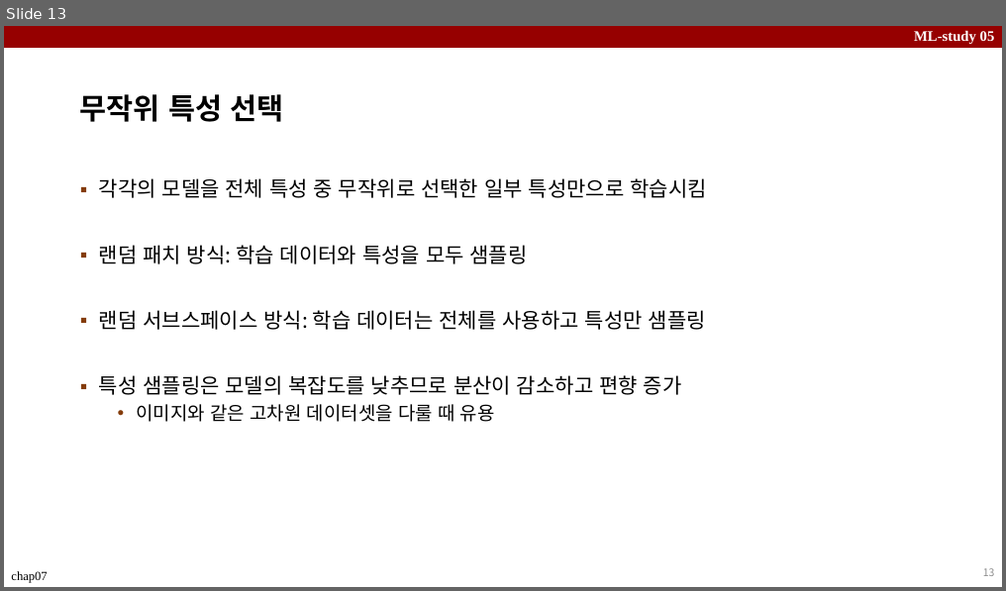
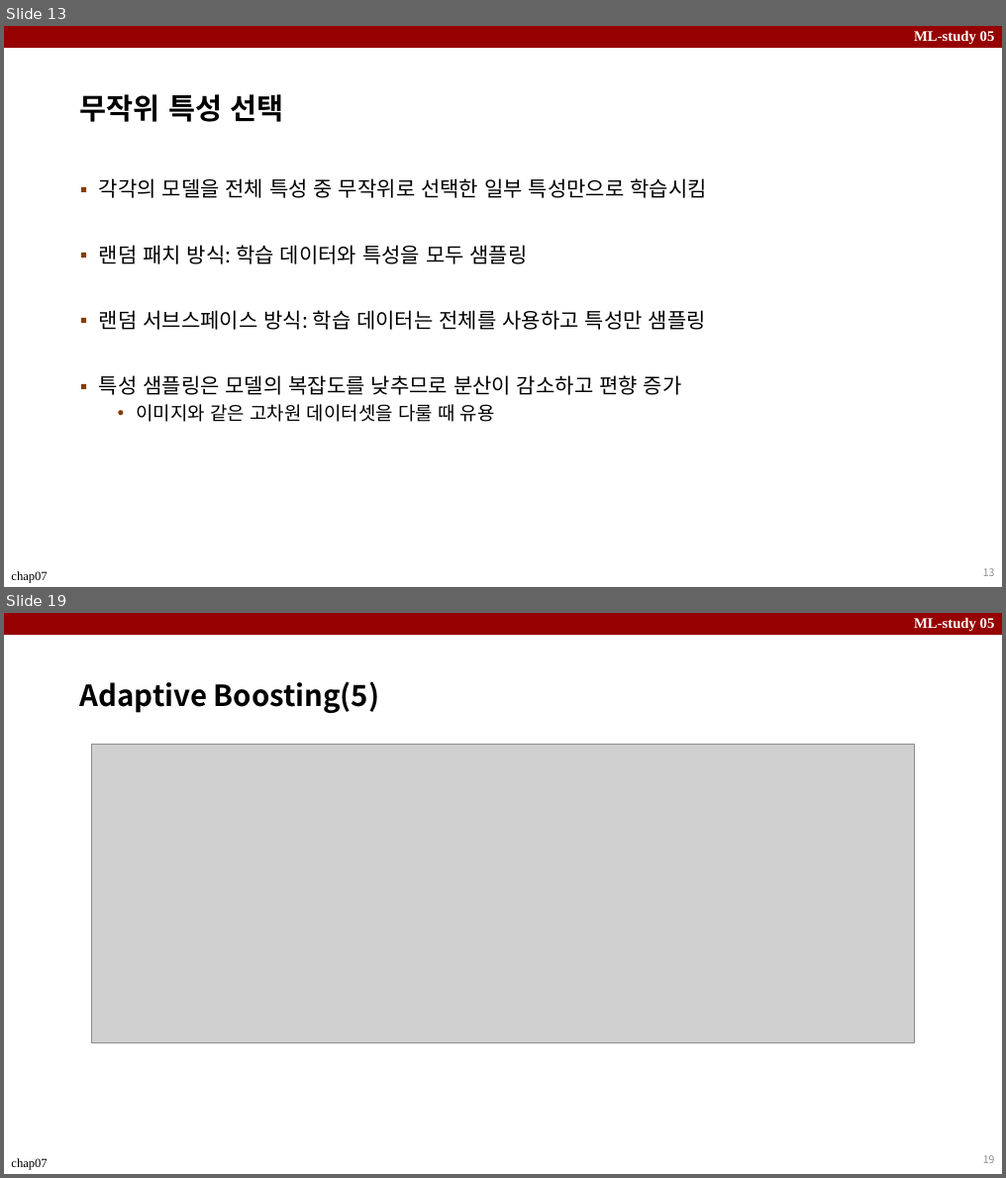
Before and after one commit to micmic123/ML-Study, a slide deck: ppt/ML_Study_Ch7.pptx. Shown one above the other, each under a label of ours: slide 13 before the commit, slides 13 and 19 after it; the slides between them are not shown. The pictures are 1006x591 and 1006x1178 pixels, drawn with LibreOffice and Linux fonts; fonts in the diff are those of the drawing; grey boxes stand for pictures. Boxes give left, top, right and bottom in pixels: in the first picture for what was removed or moved away, otherwise in the second. Text is boxed around its words. In the diff, an @@ line names an element or a change of style, - is before the commit and + after.

```diff
--- a/ppt/ML_Study_Ch7.pptx
+++ b/ppt/ML_Study_Ch7.pptx
@@ slide 19 added at [4,613,1002,1174], background #FFFFFF; not listed: 3 template elements that a slide beside it also shows @@
@@ title added at [80,681,380,713], 28 pt, text #000000, bold @@
+Adaptive Boosting(5)
@@ picture added at [91,744,915,1044] @@
@@ page number added at [983,1156,995,1163], 10 pt, text #8C8C8C @@
+19
```
Also in this commit, not shown: 2 slides changed, 5 other slides added, 1 slide removed.
